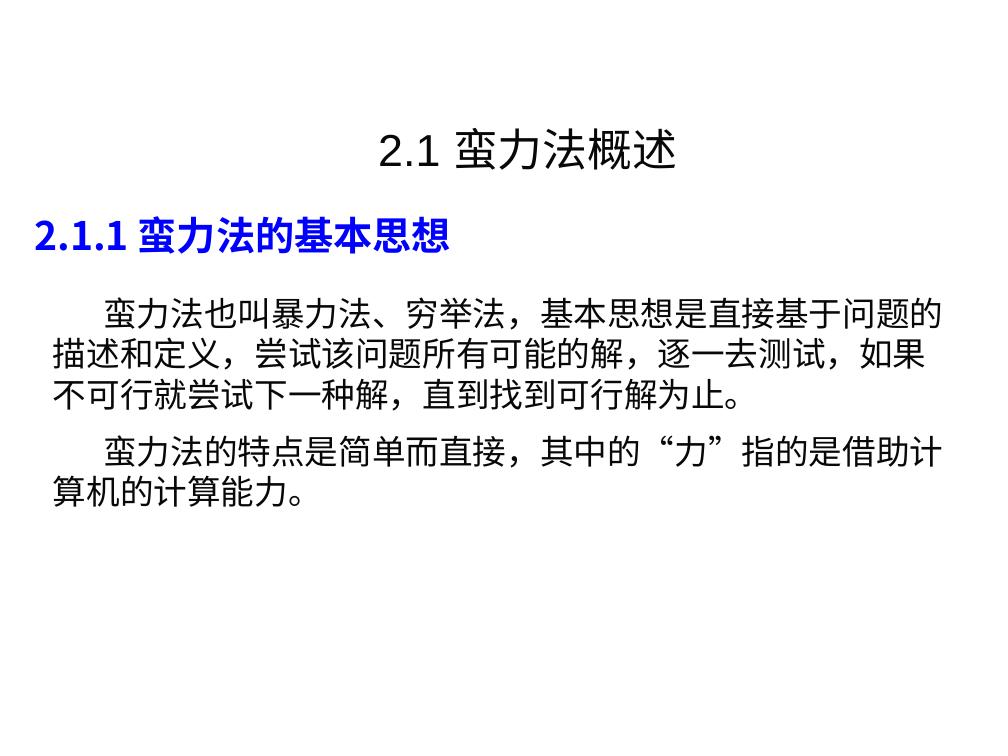
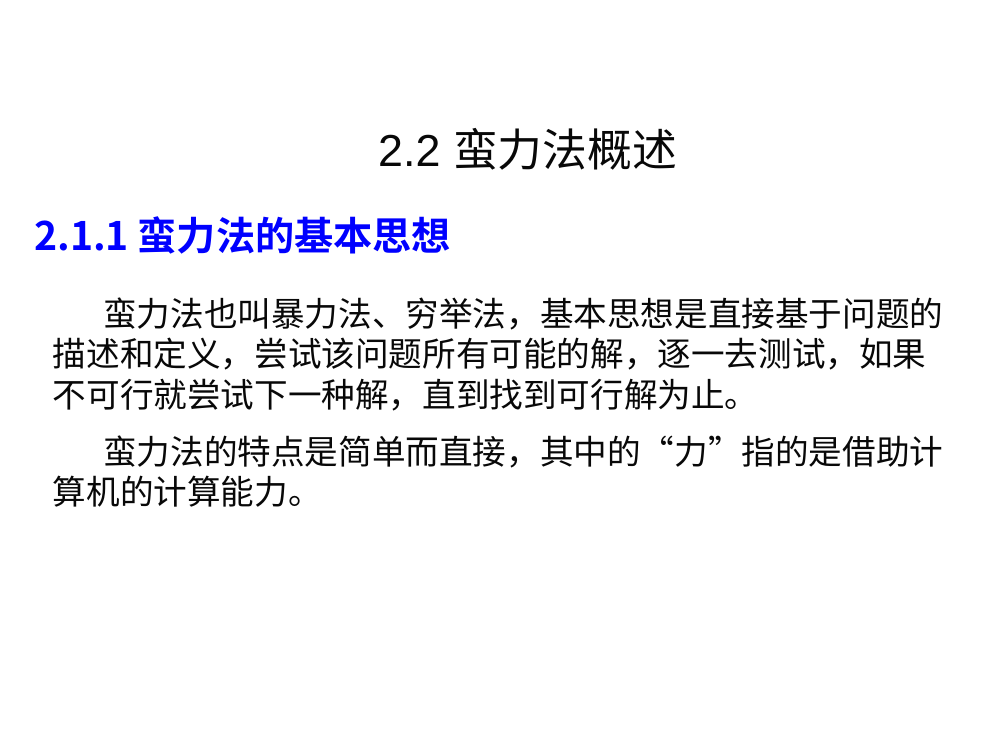
Before and after one commit to liutongling/DP, a slide deck: slide 15 of file/第2章 蛮力法.pptx (slide 4 before the commit). Drawn at 1008x756 pixels with LibreOffice and Linux fonts; fonts in the diff are those of the drawing; background and template pictures are left out. Boxes give left, top, right and bottom in pixels: in the first picture for what was removed or moved away, otherwise in the second. Text is boxed around its words. In the diff, an @@ line names an element or a change of style, - is before the commit and + after.

```diff
--- a/file/第2章 蛮力法.pptx
+++ b/file/第2章 蛮力法.pptx
@@ text at <box>378,128,677,170</box>: text changed @@
-2.1 蛮力法概述
+2.2 蛮力法概述
```
Also in this commit, not shown: 16 other slides changed, 18 slides added, 51 slides removed.
